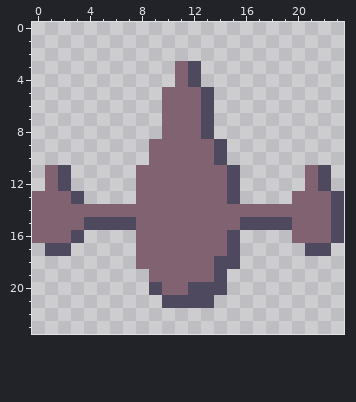
One commit to this pixel-art sprite: img/spaceship.png. The picture above was drawn from the file before the commit.
The file is 24x24 pixels.
The same view after the edit:
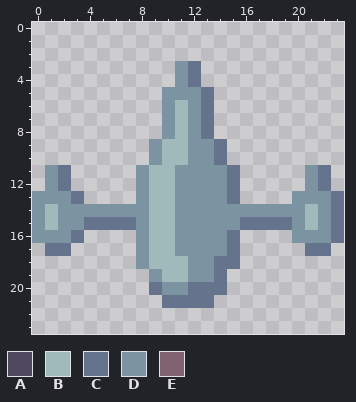
Palette (. is transparent): A #4e495f  B #a0b9ba  C #65738c  D #7c94a1  E #816271
Edits made:
Changed rows in their new state; - is an unchanged pixel.
first column x 0:
 3 -----------DC-----------
 4 -----------DC-----------
 5 ----------DDDC----------
 6 ----------DBDC----------
 7 ----------DBDC----------
 8 ----------DBDC----------
 9 ---------DBBDDC---------
10 ---------DBBDDC---------
11 -DC-----DBBDDDDC-----DC-
12 -DC-----DBBDDDDC-----DC-
13 DDDC----DBBDDDDC----DDDC
14 DBDDDDDDDBBDDDDDDDDDDBDC
15 DBDDCCCCDBBDDDDDCCCCDBDC
16 DDDC----DBBDDDDC----DDDC
17 -CC-----DBBDDDDC-----CC-
18 --------DBBBDDCC--------
19 ---------DBBDDC---------
20 ---------CDDCCC---------
21 ----------CCCC----------
Where, in picture pixels (left, top, right, bottom), the same in both pictures:
changed: (32, 61, 344, 308)
